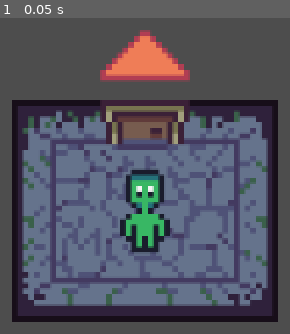
Above: before the commit, frame 1.
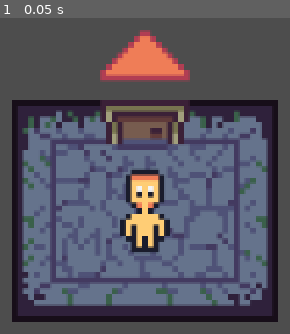
Above: after the commit, the same moment.

Repository: MaPiyoju/TrustNoOne
Game: Godot game, scene res://scenes/level_1.tscn
Two runs of this game, one before a commit and one after it. Both use one fixed random seed, a clock stepped at 60 frames per second and the inputs below. The project has no main scene, so this scene is started directly.
Inputs:
- Up to frame 1 (0.05 s): no input

The runs differ from the first frame. In frame 1, 2.0% of the frame differs, in the area x 43-57%, y 49-73%.

Commit message:
characters resources created

Diff:
--- a/trustnoone/resources/character.gd
+++ b/trustnoone/resources/character.gd
@@ -18,3 +18,7 @@
 @export var aura: int
 @export var aura_min: int
 @export var aura_max: int
+
+@export var knowledge: int
+@export var knowledge_min: int
+@export var knowledge_max: int
--- /dev/null
+++ b/trustnoone/resources/characters/Dimitri.tres
@@ -0,0 +1,24 @@
+[gd_resource type="Resource" script_class="CharacterRes" load_steps=2 format=3 uid="uid://cd34cwwd1xix3"]
+
+[ext_resource type="Script" uid="uid://b2e7225olpkio" path="res://resources/character.gd" id="1_8qf8n"]
+
+[resource]
+script = ExtResource("1_8qf8n")
+name = ""
+mini_figure = ""
+profile_pic = ""
+description = ""
+age = 0
+speed = 0
+speed_min = 0
+speed_max = 0
+strenght = 0
+strenght_min = 0
+strenght_max = 0
+aura = 0
+aura_min = 0
+aura_max = 0
+knowledge = 0
+knowledge_min = 0
+knowledge_max = 0
+metadata/_custom_type_script = "uid://b2e7225olpkio"
--- /dev/null
+++ b/trustnoone/resources/characters/Dorian.tres
@@ -0,0 +1,24 @@
+[gd_resource type="Resource" script_class="CharacterRes" load_steps=2 format=3 uid="uid://c747qjr8ictqu"]
+
+[ext_resource type="Script" uid="uid://b2e7225olpkio" path="res://resources/character.gd" id="1_bsotg"]
+
+[resource]
+script = ExtResource("1_bsotg")
+name = ""
+mini_figure = ""
+profile_pic = ""
+description = ""
+age = 0
+speed = 0
+speed_min = 0
+speed_max = 0
+strenght = 0
+strenght_min = 0
+strenght_max = 0
+aura = 0
+aura_min = 0
+aura_max = 0
+knowledge = 0
+knowledge_min = 0
+knowledge_max = 0
+metadata/_custom_type_script = "uid://b2e7225olpkio"
--- /dev/null
+++ b/trustnoone/resources/characters/Yasuri.tres
@@ -0,0 +1,21 @@
+[gd_resource type="Resource" script_class="CharacterRes" load_steps=2 format=3 uid="uid://b4q02kw3ha5pm"]
+
+[ext_resource type="Script" uid="uid://b2e7225olpkio" path="res://resources/character.gd" id="1_ki88v"]
+
+[resource]
+script = ExtResource("1_ki88v")
+name = "Yasuri"
+mini_figure = "res://assets/sprites/character1.png"
+profile_pic = "res://assets/sprites/characters/purplecharacter.png"
+description = "She wears her divorce like a perfume—subtle, expensive, and lingering. No one knows if she's healing or hunting. She doesn't correct their guesses."
+age = 43
+speed = 3
+speed_min = 1
+speed_max = 6
+strenght = 4
+strenght_min = 1
+strenght_max = 4
+aura = 7
+aura_min = 0
+aura_max = 10
+metadata/_custom_type_script = "uid://b2e7225olpkio"
--- a/trustnoone/resources/characters/rolando.tres
+++ b/trustnoone/resources/characters/rolando.tres
@@ -5,14 +5,20 @@
 [resource]
 script = ExtResource("1_0o8pw")
 name = "Rolando"
-mini_figure = "res://assets/sprites/character2.png"
-profile_pic = ""
+mini_figure = "res://assets/sprites/character4.png"
+profile_pic = "res://assets/sprites/characters/yellowcharacter.png"
 description = "Personaje prueba"
 age = 37
 speed = 5
 speed_min = 2
+speed_max = 0
 strenght = 3
 strenght_min = 1
+strenght_max = 0
 aura = 0
 aura_min = 0
+aura_max = 0
+knowledge = 0
+knowledge_min = 0
+knowledge_max = 0
 metadata/_custom_type_script = "uid://b2e7225olpkio"
--- a/trustnoone/scenes/level_1.tscn
+++ b/trustnoone/scenes/level_1.tscn
@@ -6,7 +6,7 @@
 [ext_resource type="Resource" uid="uid://tie5hk1d5btr" path="res://resources/characters/juan.tres" id="3_fcfvj"]
 [ext_resource type="Resource" uid="uid://drc4cjmfi8icj" path="res://resources/tiles/room_0.tres" id="3_x2xxo"]
 [ext_resource type="Resource" uid="uid://b35ip8nn071j4" path="res://resources/tiles/room_1.tres" id="4_2cbcq"]
-[ext_resource type="Resource" uid="uid://cij4e37thpcv3" path="res://resources/characters/rolando.tres" id="4_4nkto"]
+[ext_resource type="Resource" uid="uid://cij4e37thpcv3" path="res://resources/characters/Rolando.tres" id="4_4nkto"]
 [ext_resource type="PackedScene" uid="uid://ddcjk4xflf7ef" path="res://scenes/character.tscn" id="4_pa8r4"]
 [ext_resource type="Resource" uid="uid://do8pfq00l2gyv" path="res://resources/tiles/room_2.tres" id="5_isj1j"]
 [ext_resource type="Resource" uid="uid://dufgqwnsculjv" path="res://resources/tiles/room_3.tres" id="6_so66j"]
